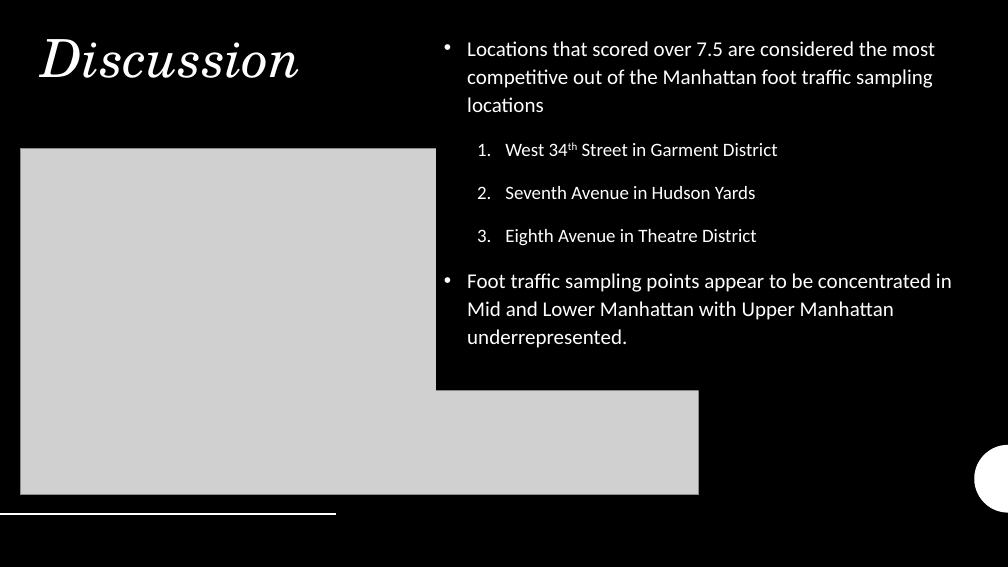
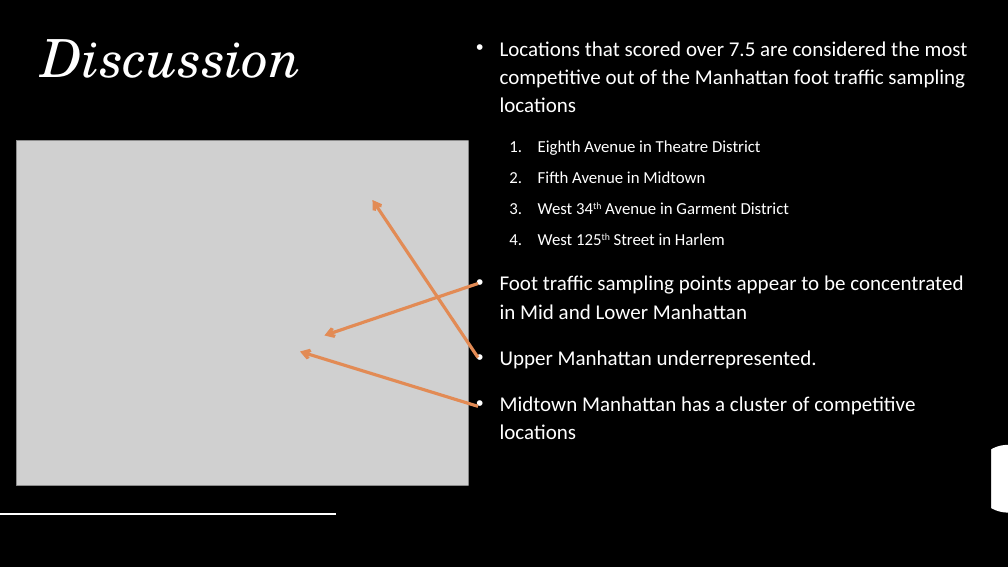
Before and after one commit to pwgriff/Coursera_Capstone, a slide deck: slide 7 of The Best Location for a Manhattan Coffee Stall.pptx. Drawn at 1008x567 pixels with LibreOffice and Linux fonts; fonts in the diff are those of the drawing; grey boxes stand for pictures. Boxes give left, top, right and bottom in pixels: in the first picture for what was removed or moved away, otherwise in the second. Text is boxed around its words. In the diff, an @@ line names an element or a change of style, - is before the commit and + after.

```diff
--- a/The Best Location for a Manhattan Coffee Stall.pptx
+++ b/The Best Location for a Manhattan Coffee Stall.pptx
@@ text "Locations that scored over 7.5 ..." moved from (x1=467, y1=41, x2=952, y2=348) to (x1=500, y1=41, x2=968, y2=439) @@
@@ picture resized from (x1=20, y1=149, x2=699, y2=495) to (x1=17, y1=141, x2=659, y2=485) @@
@@ text at (x1=505, y1=143, x2=778, y2=199): paragraphs removed @@
-  1. West 34th Street in Garment District
-  2. Seventh Avenue in Hudson Yards
@@ text at (x1=538, y1=140, x2=760, y2=155): size 18 to 16 pt in "Eighth Avenue in Theatre District"; line spacing 1.12 to 1.07; less space between paragraphs @@
@@ text at (x1=500, y1=171, x2=963, y2=439): text changed @@
-• Foot traffic sampling points appear to be concentrated in Mid and Lower Manhattan with Upper Manhattan underrepresented.
+  2. Fifth Avenue in Midtown
+  3. West 34th Avenue in Garment District
+  4. West 125th Street in Harlem
+• Foot traffic sampling points appear to be concentrated in Mid and Lower Manhattan
+• Upper Manhattan underrepresented.
+• Midtown Manhattan has a cluster of competitive locations
@@ arrow added from (478, 358) to (373, 200), #E28B55 3 pt @@
@@ arrow added from (478, 284) to (324, 336), #E28B55 3 pt @@
@@ arrow added from (478, 407) to (300, 352), #E28B55 3 pt @@
```
Also in this commit, not shown: 2 other slides changed, 1 other file.
